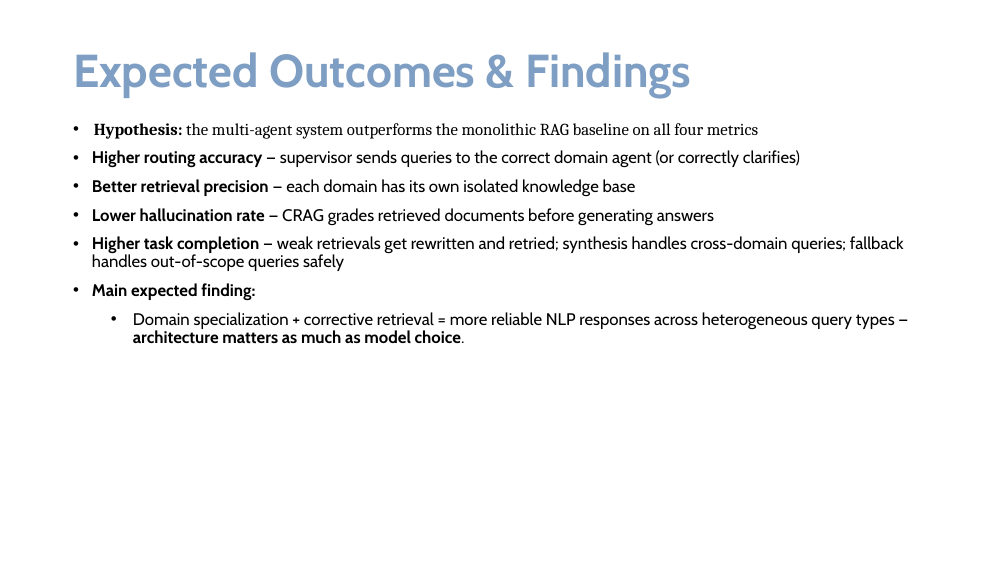
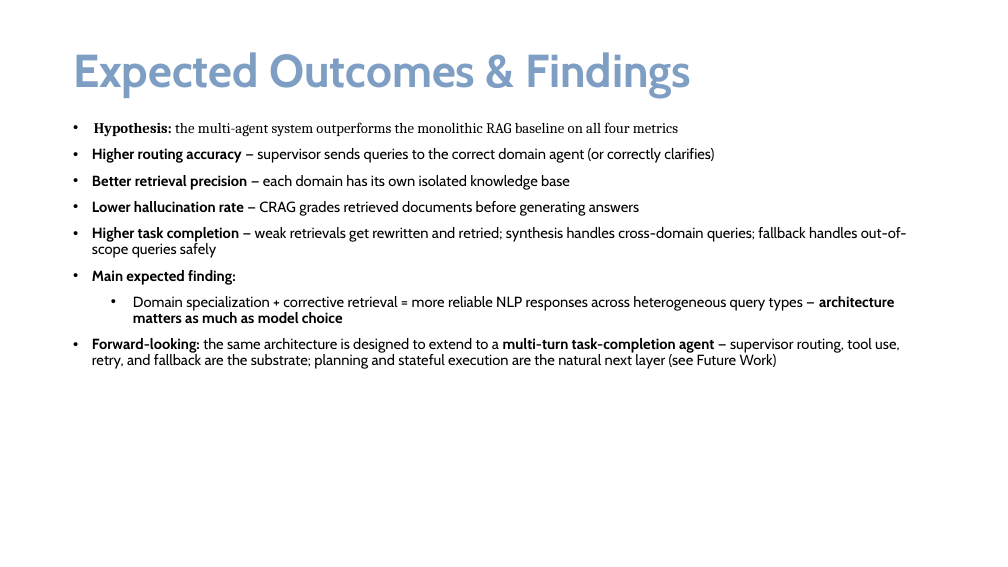
Before and after one commit to roshcs/AI574, a slide deck: slide 13 of presentation_fixed.pptx. Drawn at 1008x567 pixels with LibreOffice and Linux fonts; fonts in the diff are those of the drawing; background and template pictures are left out. Boxes give left, top, right and bottom in pixels: in the first picture for what was removed or moved away, otherwise in the second. Text is boxed around its words. In the diff, an @@ line names an element or a change of style, - is before the commit and + after.

```diff
--- a/presentation_fixed.pptx
+++ b/presentation_fixed.pptx
@@ text at (x1=92, y1=122, x2=907, y2=285): size 16 to 14 pt in "Hypothesis: the multi-agent system outperforms the monolithi ...", "Higher routing accuracy — supervisor sends queries ...", "Better retrieval precision — each domain has ...", "Lower hallucination rate — CRAG grades retrieved ..." and 2 more places @@
@@ text at (x1=92, y1=296, x2=900, y2=369): text changed; size 16 to 14 pt @@
-  • Domain specialization + corrective retrieval = more reliable NLP responses across heterogeneous query types — architecture matters as much as model choice.
+  • Domain specialization + corrective retrieval = more reliable NLP responses across heterogeneous query types — architecture matters as much as model choice
+• Forward-looking: the same architecture is designed to extend to a multi-turn task-completion agent — supervisor routing, tool use, retry, and fallback are the substrate; planning and stateful execution are the natural next layer (see Future Work)
```
Also in this commit, not shown: 2 other slides changed, 6 other files.
